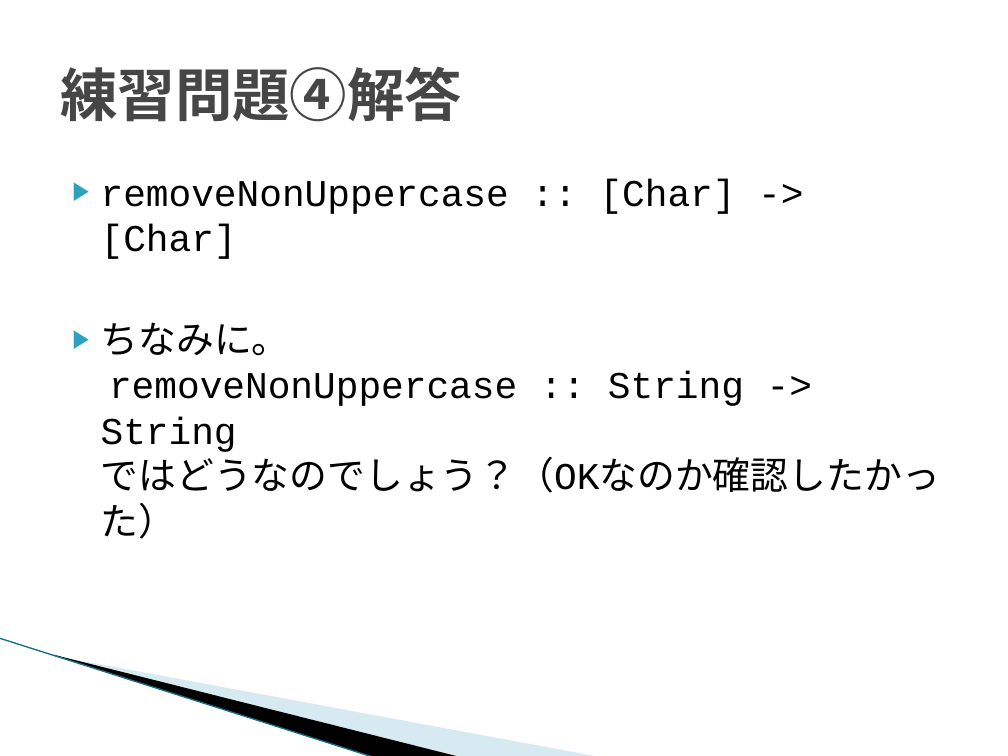
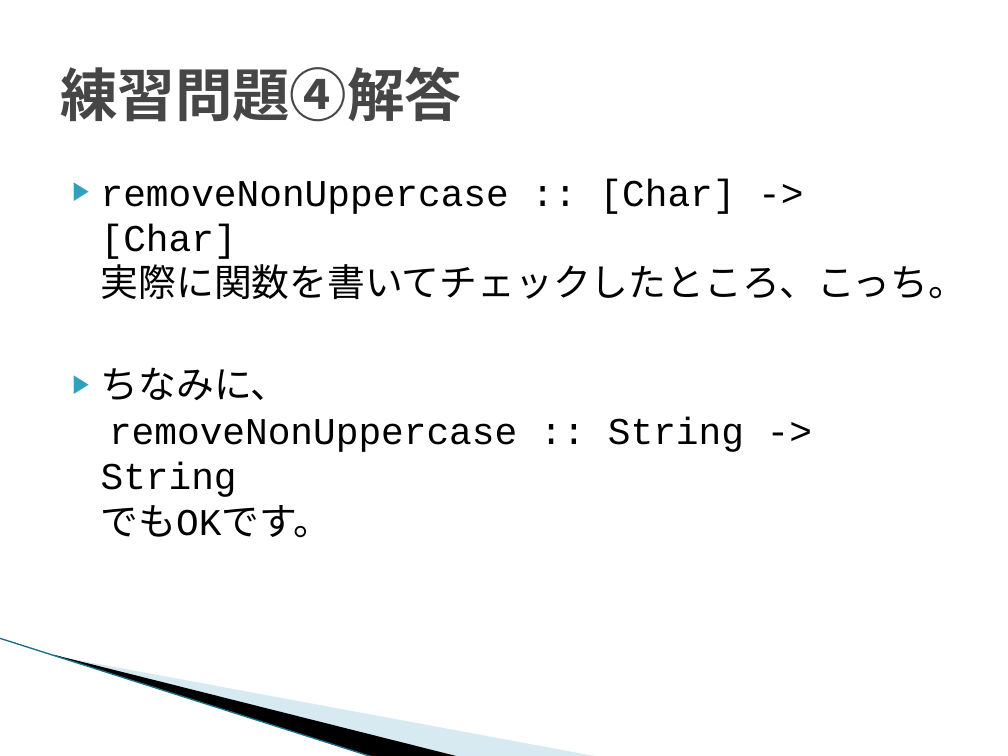
Before and after one commit to Hiroka0619/LYaHfGGreadingMIS, a slide deck: slide 7 of 201311/LYaHfGG2.pptx. Drawn at 1008x756 pixels with LibreOffice and Linux fonts; fonts in the diff are those of the drawing; background and template pictures are left out. Boxes give left, top, right and bottom in pixels: in the first picture for what was removed or moved away, otherwise in the second. Text is boxed around its words. In the diff, an @@ line names an element or a change of style, - is before the commit and + after.

```diff
--- a/201311/LYaHfGG2.pptx
+++ b/201311/LYaHfGG2.pptx
@@ text at [101, 179, 967, 538]: text changed @@
-▶ removeNonUppercase :: [Char] -> [Char]
-▶ ちなみに。
-  removeNonUppercase :: String -> String
-  ではどうなのでしょう？（OKなのか確認したかった）
+▶ removeNonUppercase :: [Char] -> [Char]
+  実際に関数を書いてチェックしたところ、こっち。
+▶ ちなみに、
+  removeNonUppercase :: String -> String
+  でもOKです。
```
Also in this commit, not shown: 3 other slides changed, 3 slides added, 1 other file.
